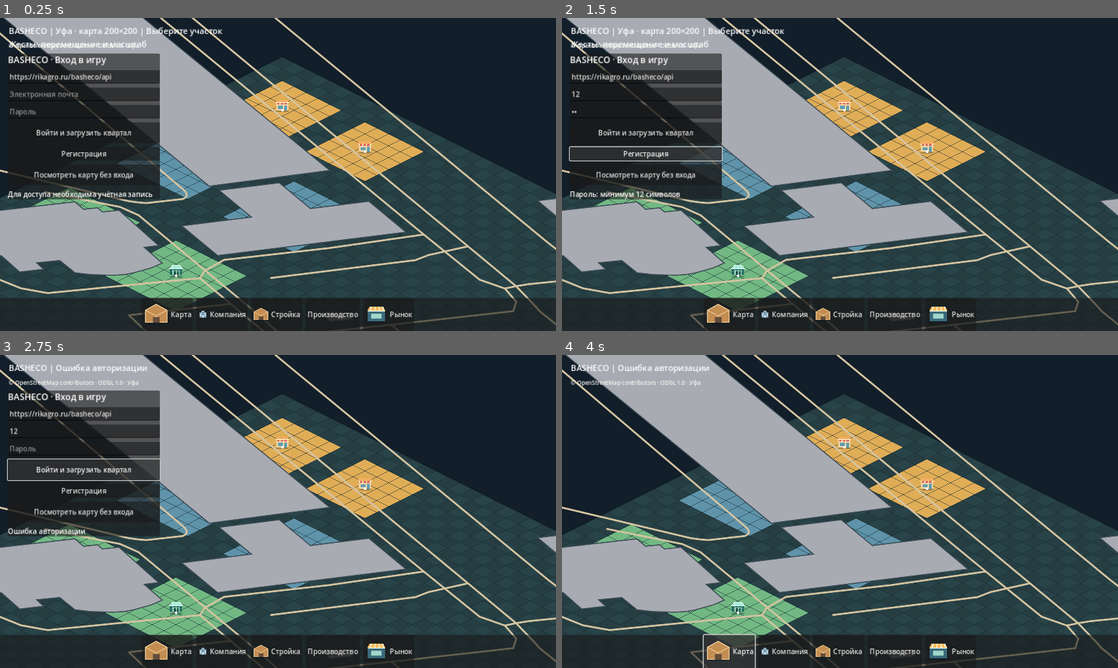
Above: before the commit, frames 1-4 (two rows, left to right).
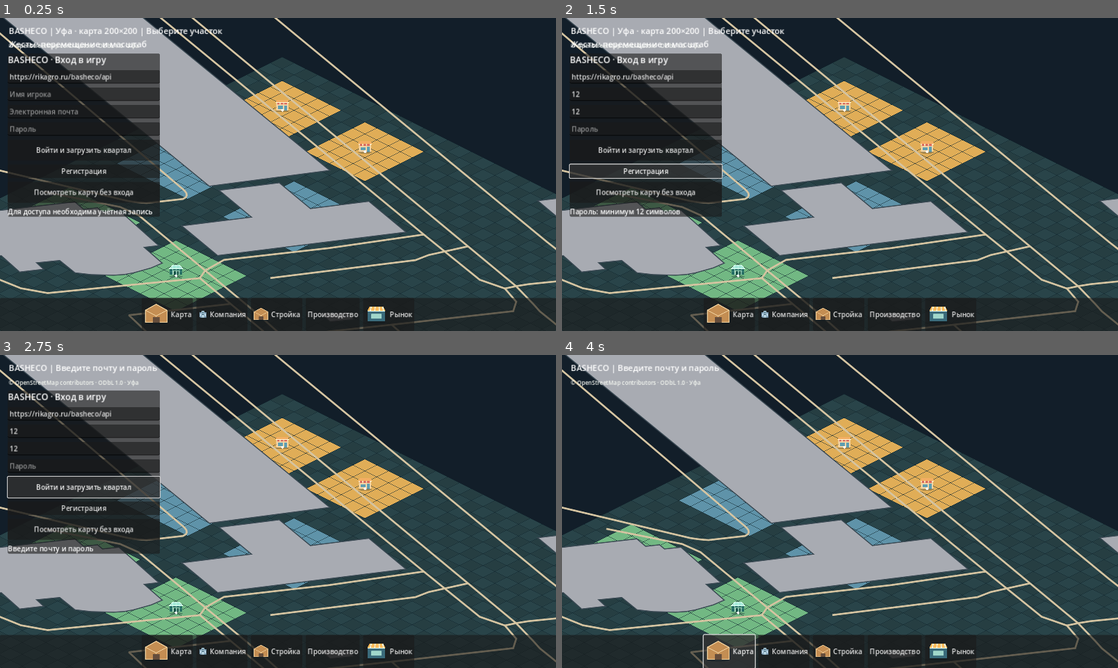
Above: after the commit, the same moments.

Repository: maillunex-lang/basheco
Game: Godot game, scene res://scenes/world.tscn
The game is run twice, just before and just after one commit, with the same random seed, the same clock (stepped at 60 frames per second) and the same inputs.
Inputs (mouse positions are in pixels of both pictures, inside the frame that each line leads up to):
- Up to frame 1 (0.25 s): no input
- Up to frame 2 (1.5 s): click (645, 93) at 0.52 s; type "12" at 0.6 s; click (645, 111) at 0.75 s; type "12" at 0.83 s; click "Регистрация" at 1.25 s
- Up to frame 3 (2.75 s): click "Войти и загрузить квартал" at 2 s
- Up to frame 4 (4 s): click "Посмотреть карту без входа" at 2.75 s; click "Карта" at 3.5 s

The runs differ from the first frame. In frame 1, 2.9% of the frame differs, in the area x 1-29%, y 23-64%; in frame 2, 3.0%; in frame 3, 3.2%, in the area x 1-29%, y 2-64%; in frame 4, 0.2%.

Commit message:
feat(alpha): player nickname field for Android registration

Diff:
--- a/client/scripts/login_panel.gd
+++ b/client/scripts/login_panel.gd
@@ -2,6 +2,7 @@
 ## Minimal login panel, intentionally does not persist credentials or tokens.
 var api: Node
 var endpoint: LineEdit
+var display_name: LineEdit
 var email: LineEdit
 var password: LineEdit
 var status_label: Label
@@ -26,6 +27,9 @@
     endpoint.placeholder_text = "Адрес игрового API (HTTPS)"
     endpoint.text = "https://rikagro.ru/basheco/api"
     layout.add_child(endpoint)
+    display_name = LineEdit.new()
+    display_name.placeholder_text = "Имя игрока"
+    layout.add_child(display_name)
     email = LineEdit.new()
     email.placeholder_text = "Электронная почта"
     layout.add_child(email)
@@ -58,6 +62,9 @@
     if not url.begins_with("https://") and not url.begins_with("http://127.0.0.1:"):
         status_label.text = "Для регистрации требуется HTTPS"
         return
+    if display_name.text.strip_edges().length() < 2:
+        status_label.text = "Укажите имя игрока"
+        return
     if password.text.length() < 12:
         status_label.text = "Пароль: минимум 12 символов"
         return
@@ -67,7 +74,7 @@
         registration_http.request_completed.connect(_on_register_result)
     var body := JSON.stringify({
         "email": email.text.strip_edges(),
-        "display_name": email.text.get_slice("@", 0),
+        "display_name": display_name.text.strip_edges(),
         "password": password.text
     })
     password.clear()
